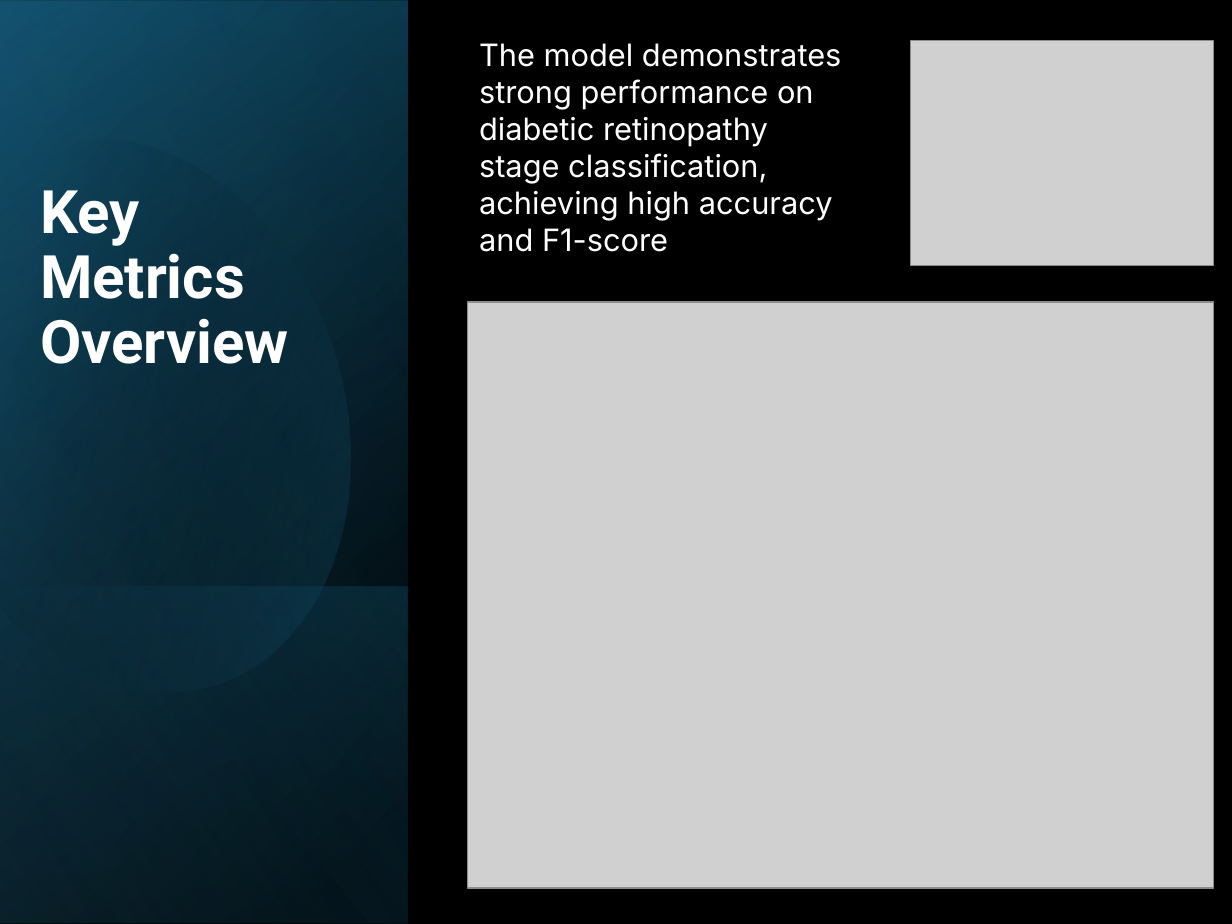
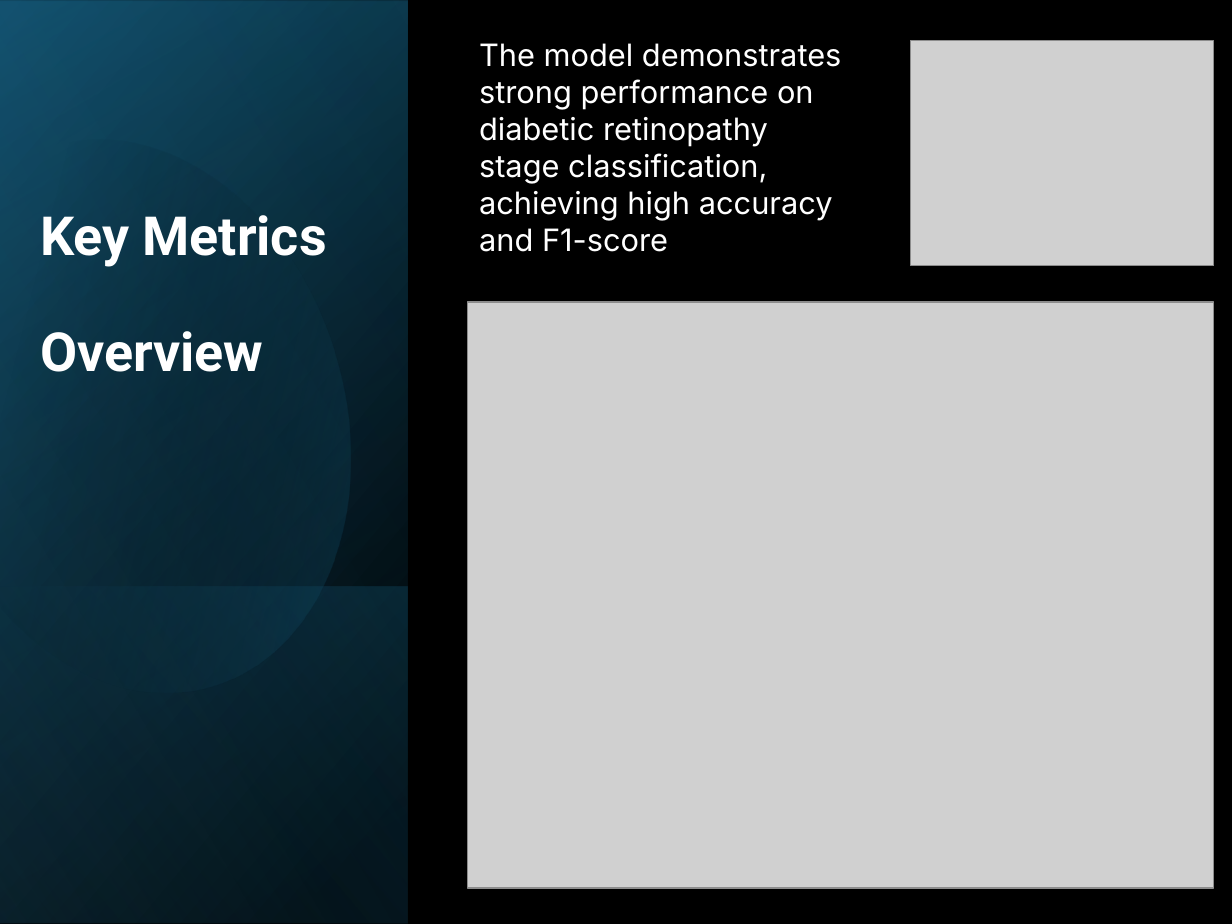
Before and after one commit to lmanov1/DL_DiabeticRetinopathyStagePrediction, a slide deck: slide 16 of presentation/DLStagePredictPresentation.pptx. Drawn at 1232x924 pixels with LibreOffice and Linux fonts; fonts in the diff are those of the drawing; grey boxes stand for pictures. Boxes give left, top, right and bottom in pixels: in the first picture for what was removed or moved away, otherwise in the second. Text is boxed around its words. In the diff, an @@ line names an element or a change of style, - is before the commit and + after.

```diff
--- a/presentation/DLStagePredictPresentation.pptx
+++ b/presentation/DLStagePredictPresentation.pptx
@@ title "Key Metrics Overview" at box(40, 215, 327, 372): size 35 to 31.5 pt @@
```
Also in this commit, not shown: 12 other slides changed, 5 slides added.
